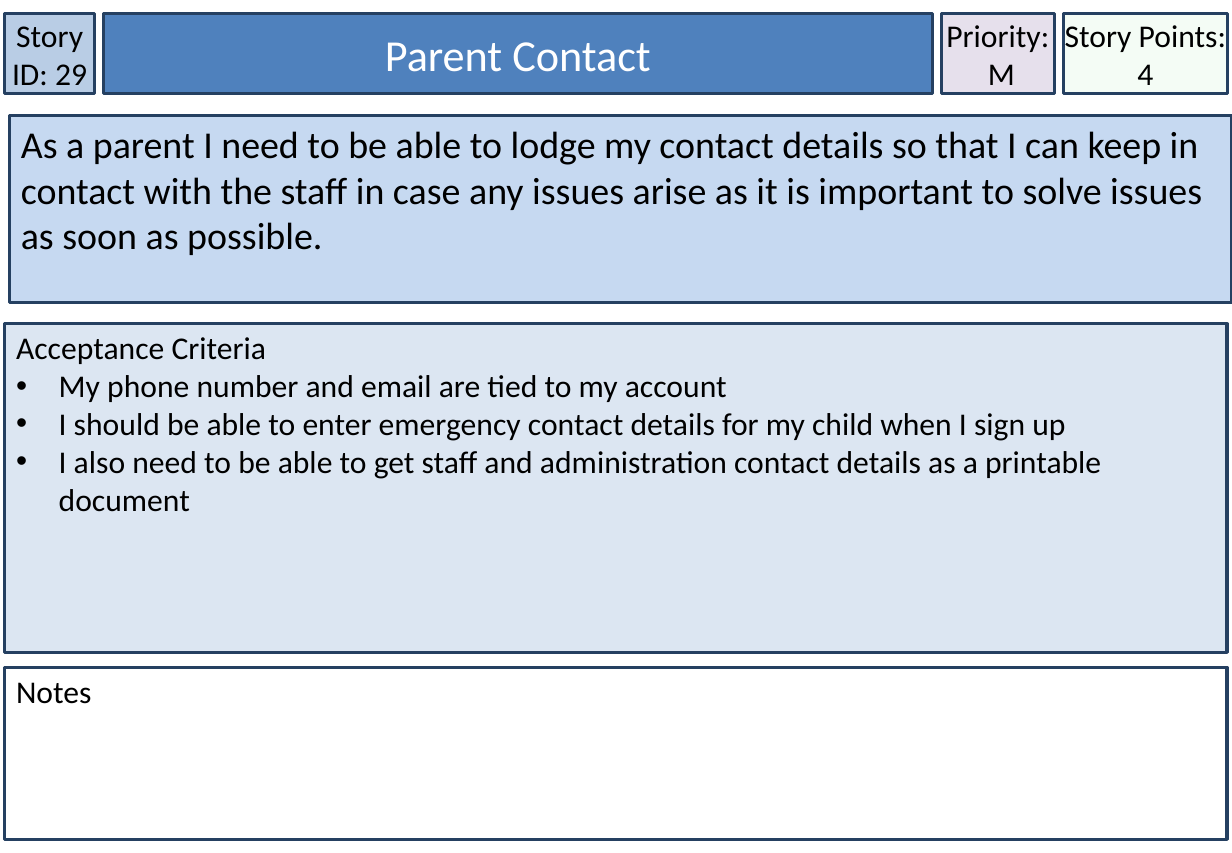
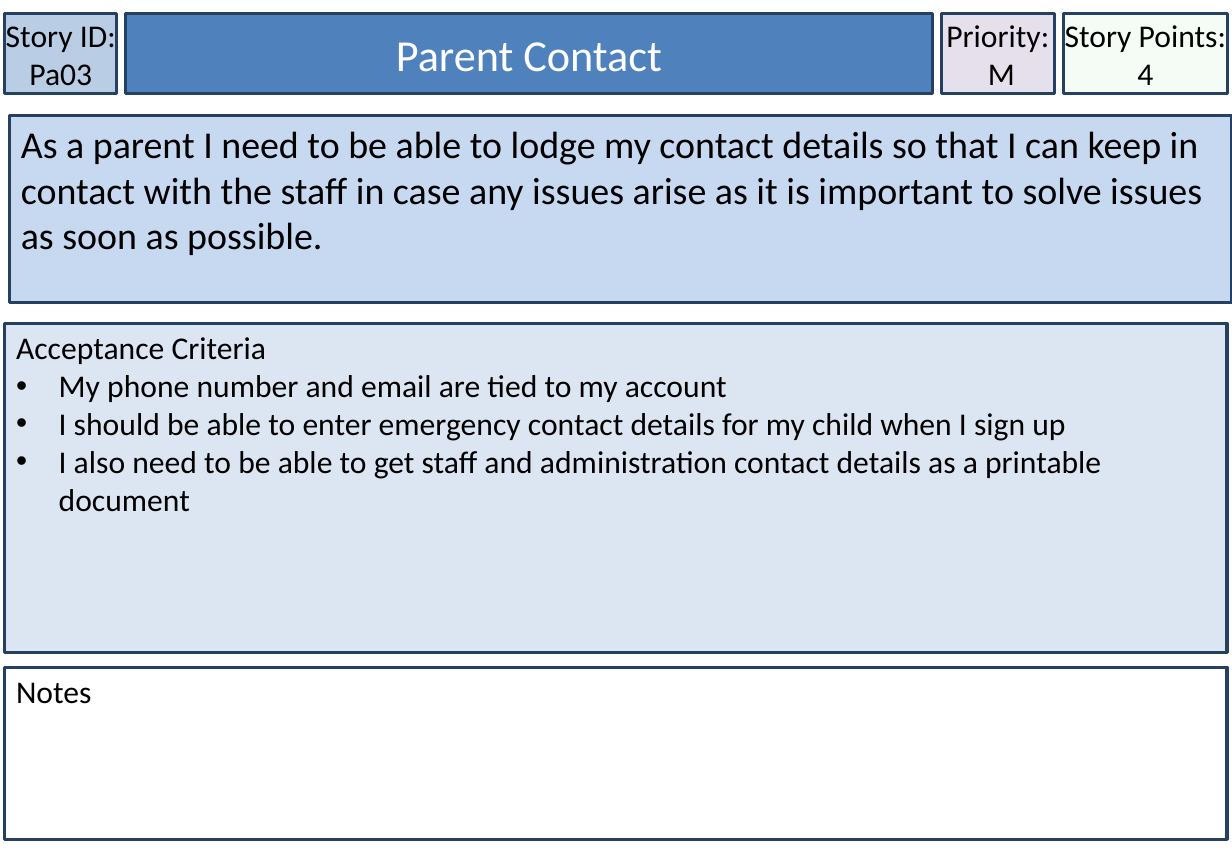
Before and after one commit to MichaelDevenish/IFB299MusicSchool, a slide deck: slide 34 of Documentation/Accpetance Criteria & User Stories/User Stories Final Format.pptx. Drawn at 1232x853 pixels with LibreOffice and Linux fonts; fonts in the diff are those of the drawing. Boxes give left, top, right and bottom in pixels: in the first picture for what was removed or moved away, otherwise in the second. Text is boxed around its words. In the diff, an @@ line names an element or a change of style, - is before the commit and + after.

```diff
--- a/Documentation/Accpetance Criteria & User Stories/User Stories Final Format.pptx
+++ b/Documentation/Accpetance Criteria & User Stories/User Stories Final Format.pptx
@@ rectangle "Story ID: Pa03": place and size @@
-rectangle "Story ID: Pa03" at [5,14,94,94]
+rectangle "Story ID: Pa03" at [5,14,116,94]
@@ text in rectangle at [6,20,116,93]: text changed @@
-Story ID: 29
+Story ID: Pa03
@@ rectangle "Parent Contact": place and size @@
-rectangle "Parent Contact" at [104,14,933,94]
+rectangle "Parent Contact" at [125,14,932,94]
```
Also in this commit, not shown: 32 other slides changed.
